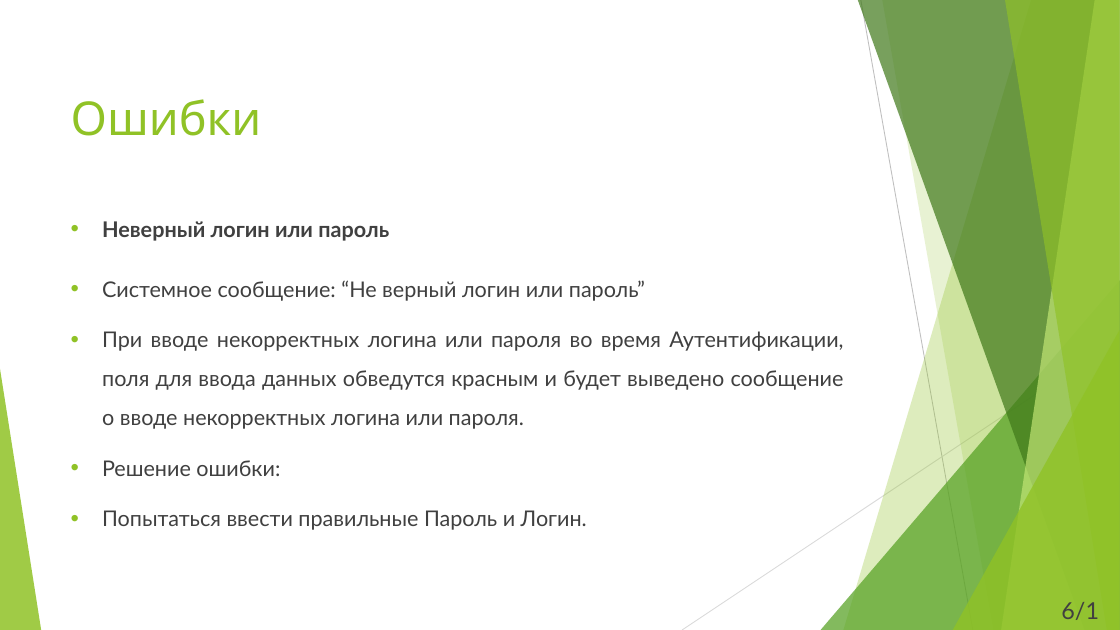
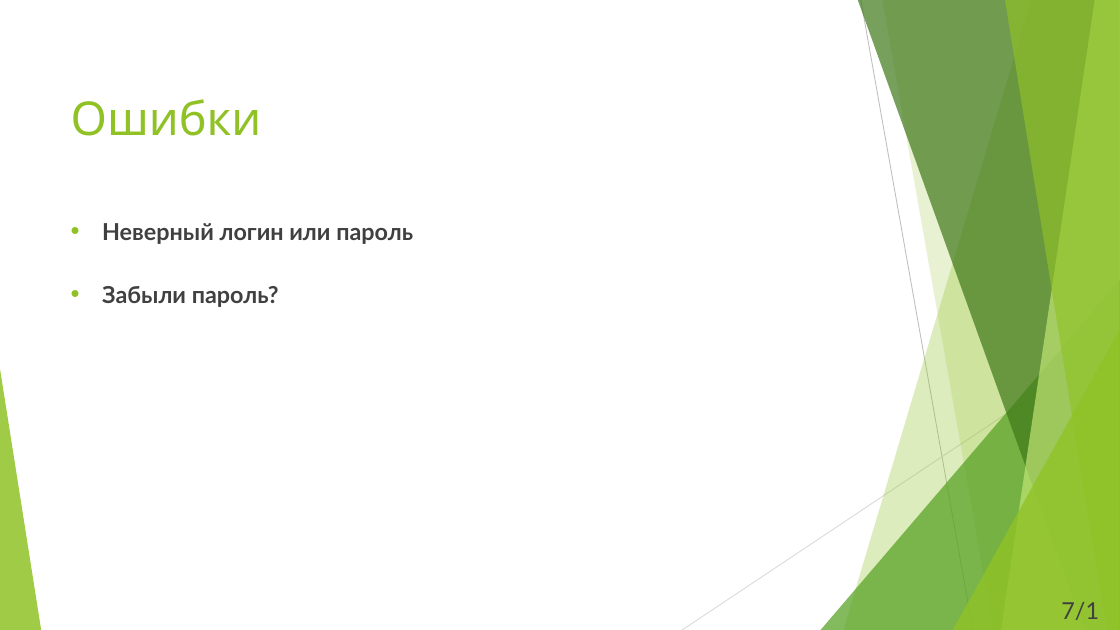
Before and after one commit to AlfaToad/MDK, a slide deck: slide 7 of documents/Электроный Дневник Политеха.pptx (slide 6 before the commit). Drawn at 1120x630 pixels with LibreOffice and Linux fonts; fonts in the diff are those of the drawing. Boxes give left, top, right and bottom in pixels: in the first picture for what was removed or moved away, otherwise in the second. Text is boxed around its words. In the diff, an @@ line names an element or a change of style, - is before the commit and + after.

```diff
--- a/documents/Электроный Дневник Политеха.pptx
+++ b/documents/Электроный Дневник Политеха.pptx
@@ text at (102, 223, 413, 244): size 18.5 to 20 pt in "Неверный логин или пароль" @@
@@ text at (102, 286, 279, 307): text changed; size 18.5 to 20 pt; bold on @@
-• Системное сообщение: “Не верный логин или пароль”
-• При вводе некорректных логина или пароля во время Аутентификации, поля для ввода данных обведутся красным и будет выведено сообщение о вводе некорректных логина или пароля.
-• Решение ошибки:
-• Попытаться ввести правильные Пароль и Логин.
+• Забыли пароль?
@@ text at (1061, 602, 1099, 620): text changed @@
-6/12
+7/12
```
Also in this commit, not shown: 4 other slides changed, 1 slide added, 1 slide removed, 3 other files.
